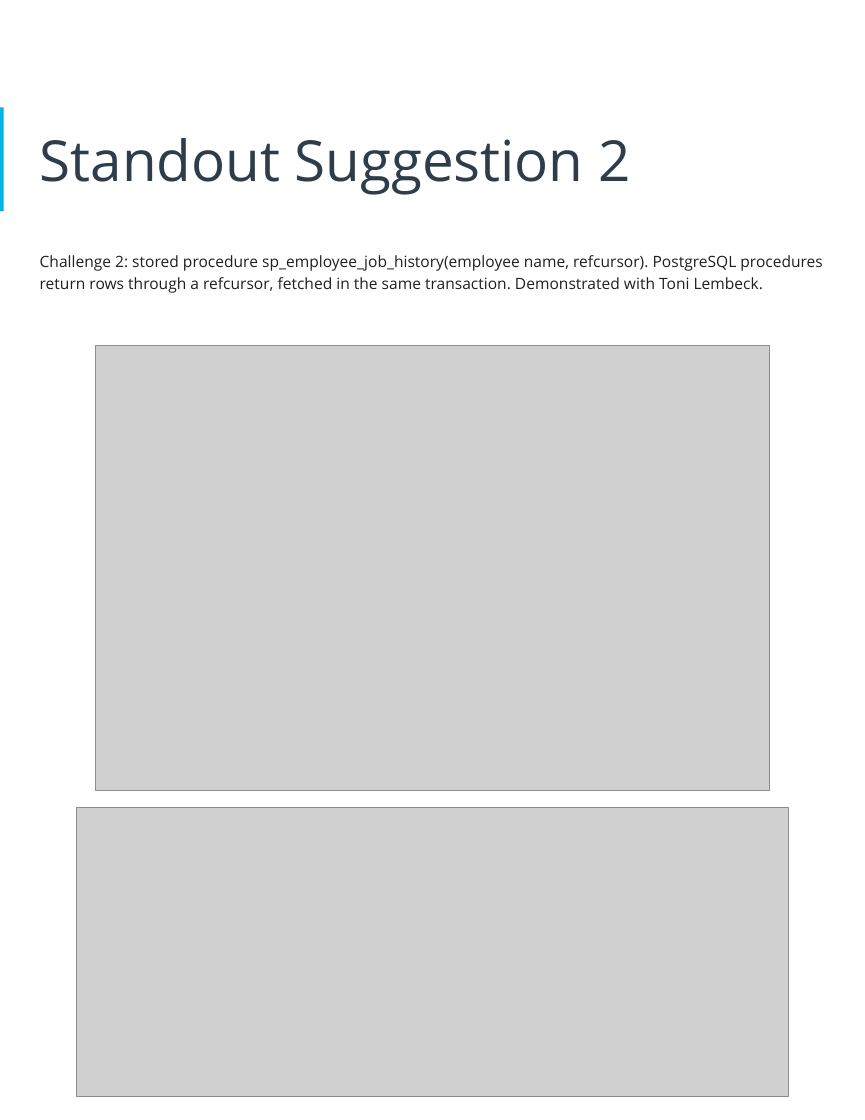
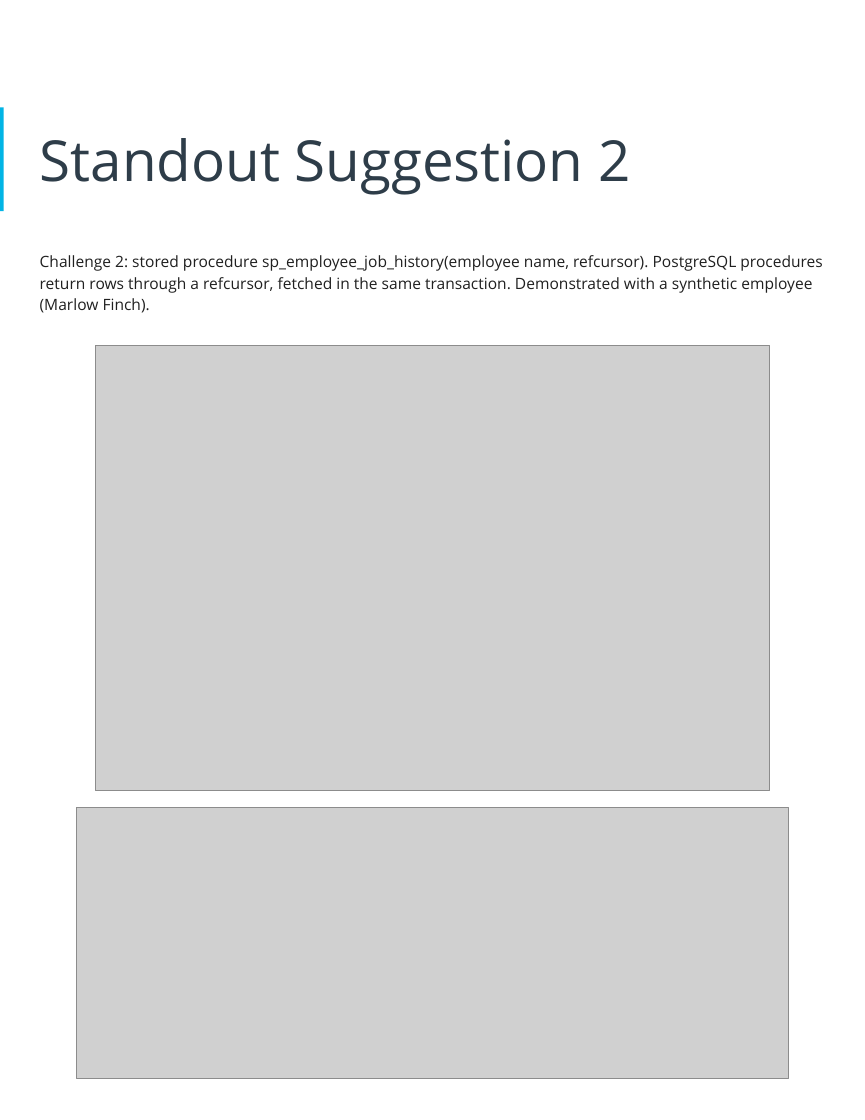
Before and after one commit to adebowalep/hr-database-design, a slide deck: slide 26 of docs/presentation/Tech_ABC_Corp_HR_Database.pptx. Drawn at 865x1120 pixels with LibreOffice and Linux fonts; fonts in the diff are those of the drawing; grey boxes stand for pictures. Boxes give left, top, right and bottom in pixels: in the first picture for what was removed or moved away, otherwise in the second. Text is boxed around its words. In the diff, an @@ line names an element or a change of style, - is before the commit and + after.

```diff
--- a/docs/presentation/Tech_ABC_Corp_HR_Database.pptx
+++ b/docs/presentation/Tech_ABC_Corp_HR_Database.pptx
@@ text at (40,255,822,313): text changed @@
-Challenge 2: stored procedure sp_employee_job_history(employee name, refcursor). PostgreSQL procedures return rows through a refcursor, fetched in the same transaction. Demonstrated with Toni Lembeck.
+Challenge 2: stored procedure sp_employee_job_history(employee name, refcursor). PostgreSQL procedures return rows through a refcursor, fetched in the same transaction. Demonstrated with a synthetic employee (Marlow Finch).
@@ picture: place and size @@
-picture at (76,807,788,1096)
+picture at (76,807,788,1078)
```
Also in this commit, not shown: 8 other slides changed, 27 other files.
